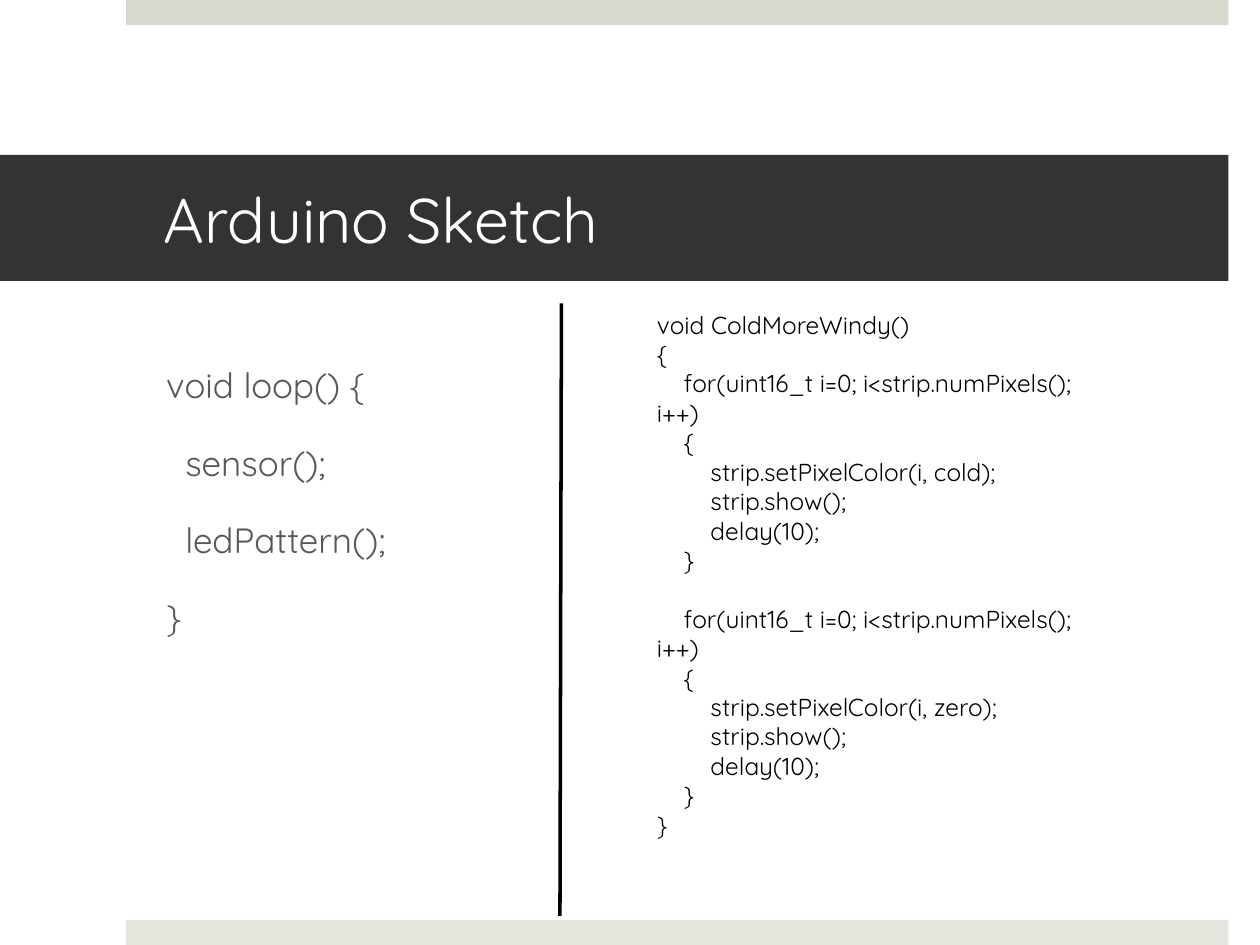
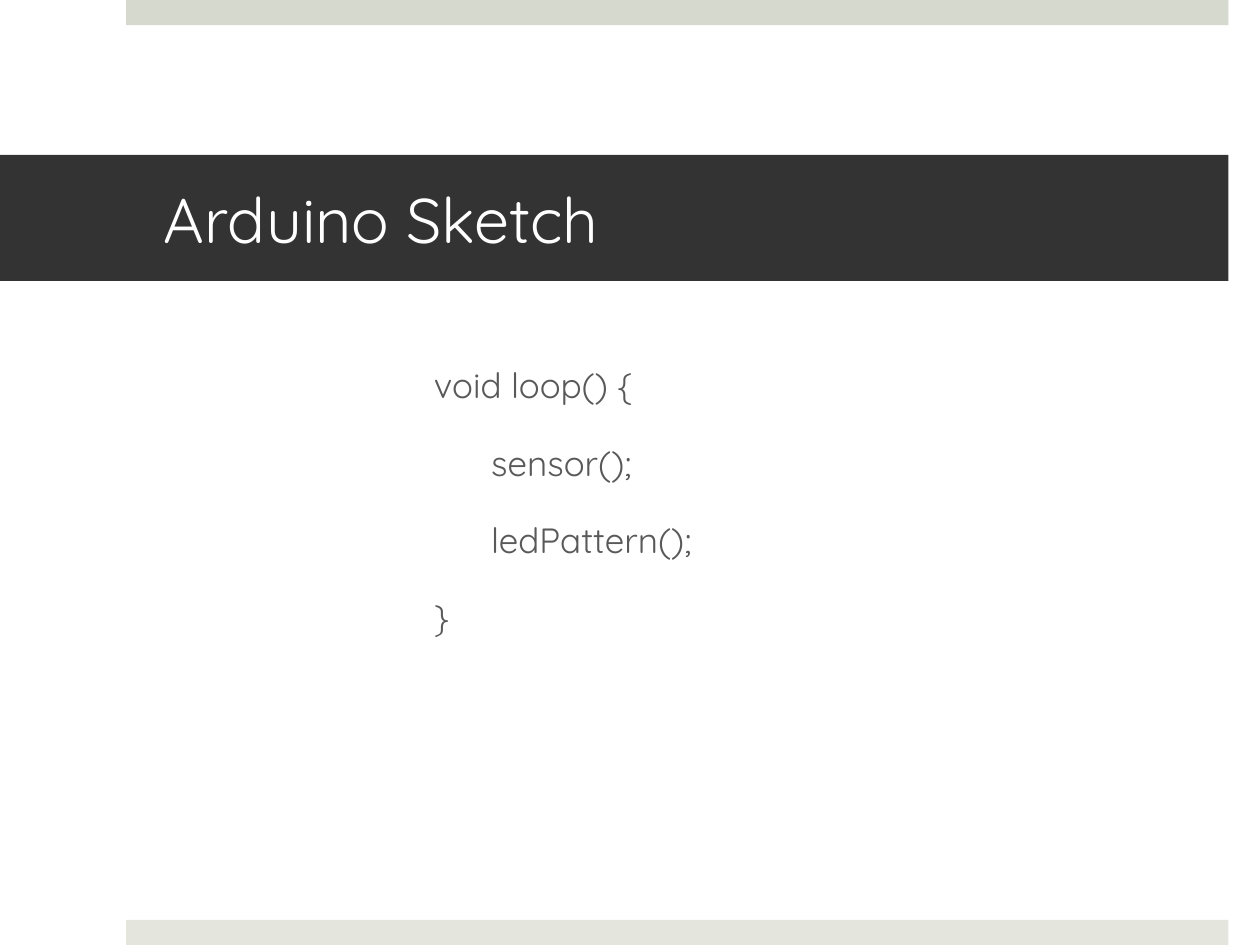
Before and after one commit to sasmita/QuantumLight, a slide deck: slide 9 of QL_Presentation1.pptx. Drawn at 1260x945 pixels with LibreOffice and Linux fonts; fonts in the diff are those of the drawing. Boxes give left, top, right and bottom in pixels: in the first picture for what was removed or moved away, otherwise in the second. Text is boxed around its words. In the diff, an @@ line names an element or a change of style, - is before the commit and + after.

Commit message:
Updated few more slides

```diff
--- a/QL_Presentation1.pptx
+++ b/QL_Presentation1.pptx
@@ line removed from (562, 304) to (559, 916) @@
@@ text removed at (657,316,1071,780) @@
-void ColdMoreWindy()
-{
-for(uint16_t i=0; i<strip.numPixels(); i++)
-{
-strip.setPixelColor(i, cold);
-strip.show();
-delay(10);
-}
-for(uint16_t i=0; i<strip.numPixels(); i++)
-{
-strip.setPixelColor(i, zero);
-strip.show();
-delay(10);
-}
-}
@@ text "void loop() {" rewrapped from (166,372,385,560) to (434,372,691,560) @@
```
Also in this commit, not shown: 3 other slides changed.
